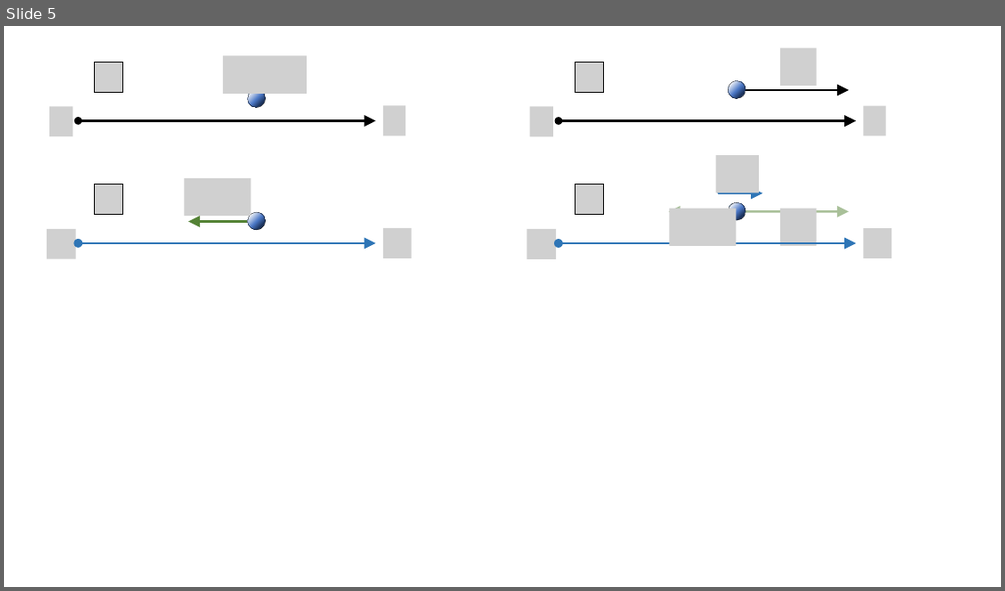
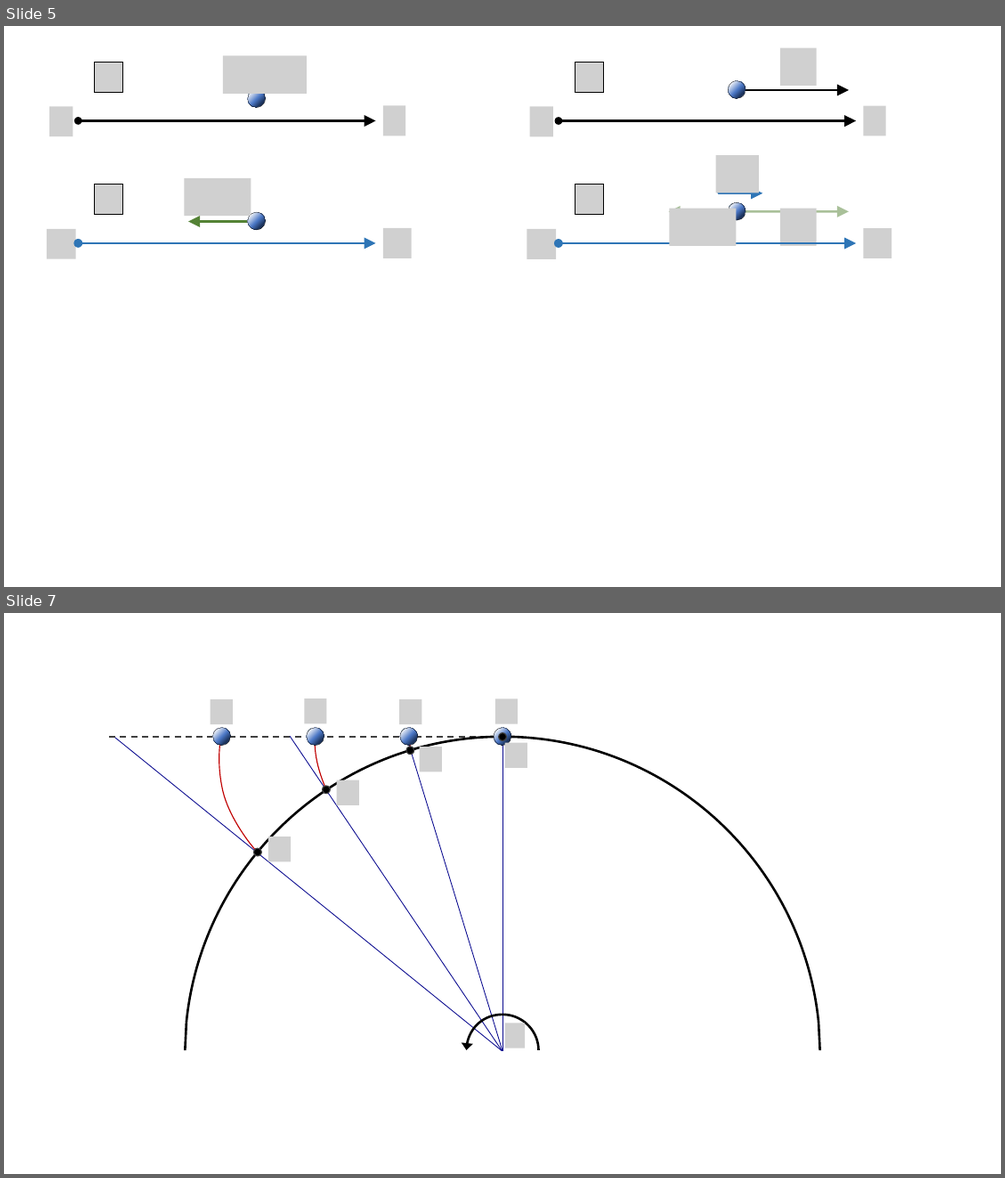
Before and after one commit to pararover/PHY01MJMN01R04_Mechanics, a slide deck: U1-Frames-of-Reference/figures/all-figs.pptx. Shown one above the other, each under a label of ours: slide 5 before the commit, slides 5 and 7 after it; the slides between them are not shown. The pictures are 1005x591 and 1005x1178 pixels, drawn with LibreOffice and Linux fonts; fonts in the diff are those of the drawing; grey boxes stand for pictures. Boxes give left, top, right and bottom in pixels: in the first picture for what was removed or moved away, otherwise in the second. Text is boxed around its words. In the diff, an @@ line names an element or a change of style, - is before the commit and + after.

```diff
--- a/U1-Frames-of-Reference/figures/all-figs.pptx
+++ b/U1-Frames-of-Reference/figures/all-figs.pptx
@@ slide 7 added at <box>4,613,1001,1174</box>, background #FFFFFF @@
@@ picture added at <box>210,699,233,724</box> @@
@@ picture added at <box>305,698,327,723</box> @@
@@ picture added at <box>399,699,422,724</box> @@
@@ picture added at <box>495,699,518,724</box> @@
@@ line added from (109, 737) to (502, 737), #404040 1.5 pt dashed @@
@@ line added from (114, 737) to (502, 1051), #08088E 0.75 pt @@
@@ freeform shape added at <box>185,737,820,1050</box>, outline #000000 2.25 pt @@
@@ ellipse added at <box>212,728,231,746</box>, fill gradient #FFFFFF to #4D79C7 to #1D345D, outline #000000 0.25 pt @@
@@ freeform shape added at <box>219,737,258,852</box>, outline #C00000 1 pt @@
@@ line added from (290, 737) to (502, 1051), #08088E 0.75 pt @@
@@ freeform shape added at <box>298,733,343,789</box>, outline #C00000 1 pt @@
@@ ellipse added at <box>307,728,324,746</box>, fill gradient #FFFFFF to #4D79C7 to #1D345D, outline #000000 0.25 pt @@
@@ ellipse added at <box>400,728,418,746</box>, fill gradient #FFFFFF to #4D79C7 to #1D345D, outline #000000 0.25 pt @@
@@ freeform shape added at <box>403,736,417,751</box>, outline #C00000 1 pt @@
@@ line added from (406, 736) to (502, 1051), #08088E 0.75 pt @@
@@ ellipse added at <box>494,728,512,746</box>, fill gradient #FFFFFF to #4D79C7 to #1D345D, outline #000000 0.25 pt @@
@@ ellipse added at <box>499,732,507,740</box>, fill #000000, outline #404040 1 pt @@
@@ line added from (502, 746) to (502, 1051), #08088E 0.75 pt @@
@@ picture added at <box>505,742,527,768</box> @@
@@ ellipse added at <box>406,747,413,754</box>, fill #000000, outline #404040 1 pt @@
@@ picture added at <box>420,747,442,772</box> @@
@@ ellipse added at <box>323,786,330,793</box>, fill #000000, outline #404040 1 pt @@
@@ picture added at <box>337,779,359,805</box> @@
@@ ellipse added at <box>254,849,261,856</box>, fill #000000, outline #404040 1 pt @@
@@ picture added at <box>268,836,291,862</box> @@
@@ freeform shape added at <box>466,1014,539,1051</box>, outline #000000 2.25 pt @@
@@ picture added at <box>506,1022,526,1048</box> @@
```
Also in this commit, not shown: 1 other slide added, 2 other files.
